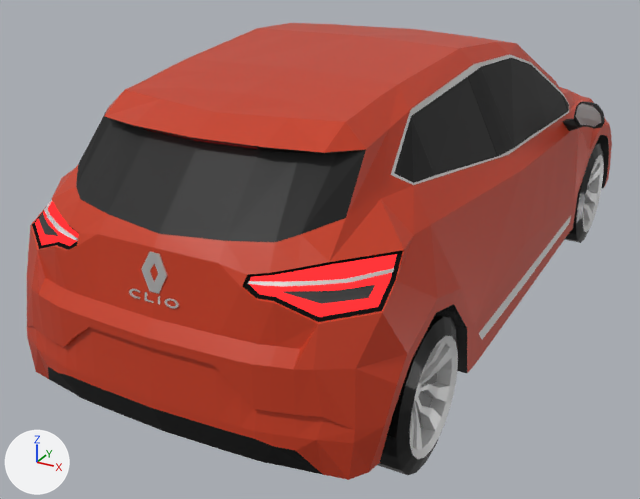
What one commit did to the Blender file sumo_web3d/static/vehicles-new/clio.blend.
Before and after are seen from a 50 mm camera at (1.83, -3.67, 2.16) aimed at (-0.23, 0.07, 0.29). Every picture has the same lights, and +X, +Y and +Z are marked at lower left.

Before the edit, the objects in view are built like this:
```python
mat_body = principled_material('body')
mat_body.base_color = (0.578, 0.0529, 0.0203)  # red #c84127
mat_body.roughness = 0.391
mat_body.specular_ior_level = 0.304
me_cube_002 = bpy.data.meshes.new('Cube.002')
me_cube_002.from_pydata(...)  # 2887 vertices, 2920 faces; spans x -16.8..16.8, y -48.9..20.0, z -2.4..22.2
me_cube_002.materials.append(mat_headlights)  # cyan #c4fff5
me_cube_002.materials.append(mat_body)  # red #c84127
me_cube_002.materials.append(mat_silver_line)  # white #e7e7e7
me_cube_002.materials.append(mat_grill)  # black #161616
me_cube_002.materials.append(mat_trim)  # black #161616
me_cube_002.materials.append(mat_mirror)
me_cube_002.materials.append(mat_tire)  # black #161616
me_cube_002.materials.append(mat_rim)  # white #e7e7e7
me_cube_002.materials.append(mat_inside_wheel)  # grey #707070
me_cube_002.materials.append(mat_body_black)  # black #444444
me_cube_002.materials.append(mat_windows)  # black #2e2e2e
me_cube_002.materials.append(mat_backlights)  # red #c92023
me_cube_002.materials.append(mat_dark_red)  # red #881617
me_cube_002.materials.append(mat_back_light_black)  # black #161616
me_cube_002.materials.append(mat_back_lights_inside)  # black #313131
me_cube_002.materials.append(mat_headlights__inside)  # grey #7e7e7e
me_cube_002.materials.append(mat_headlights_dark)  # black #252525
me_cube_002.materials.append(mat_logo)
ob_renault_clio = bpy.data.objects.new('renault clio', me_cube_002)
ob_renault_clio.location = (-0.002, 1.241, 0.137)
ob_renault_clio.scale = (0.058, 0.058, 0.058)
```
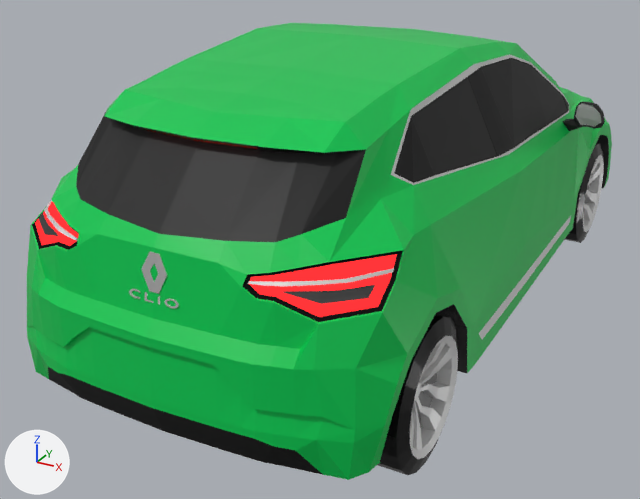
The newer file is also turned or shifted as a whole; pictures and numbers use the older file's frame.

What differs and where, as boxes (x1, y1, x2, y2) in the pictures (640 x 499 px):
'renault clio', recoloured (red to green): (27, 23, 612, 480) in both

The edits, one by one:
Material 'body' (mat_body) changes colour from red #c84127 to green #03c854; in linear values from (0.578, 0.0529, 0.0203) to (0.000929, 0.578, 0.0891).
